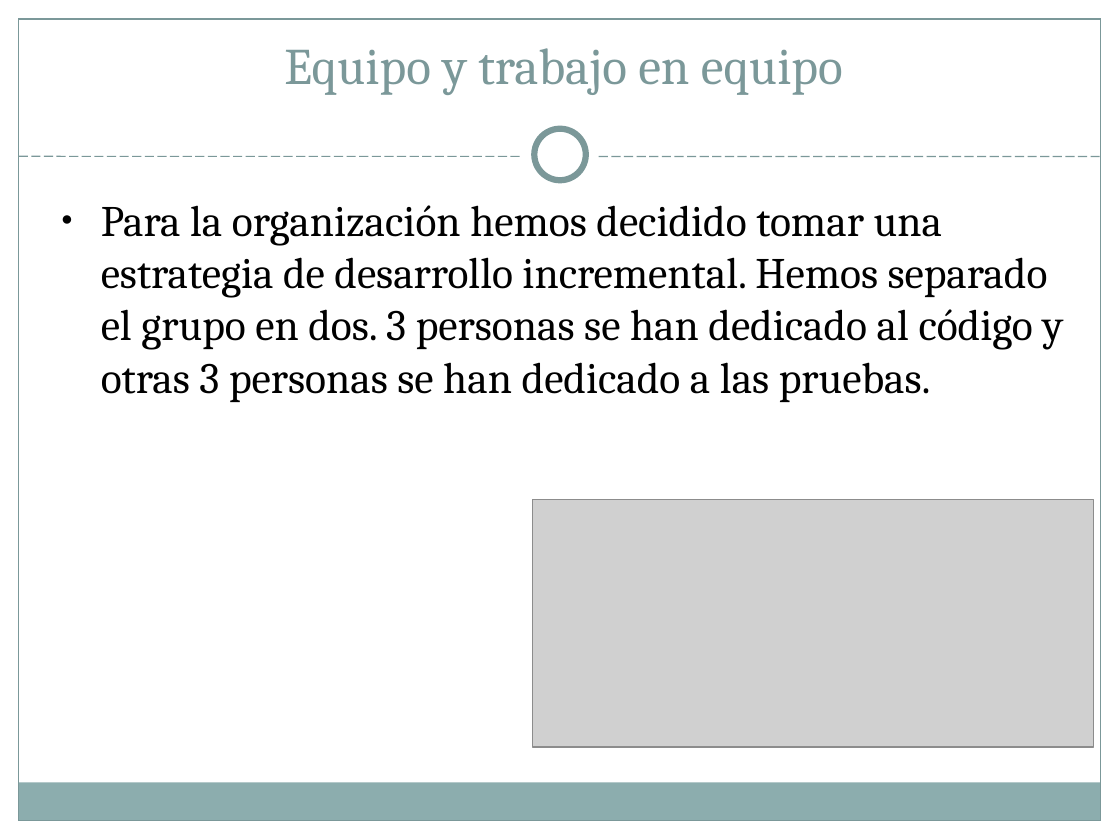
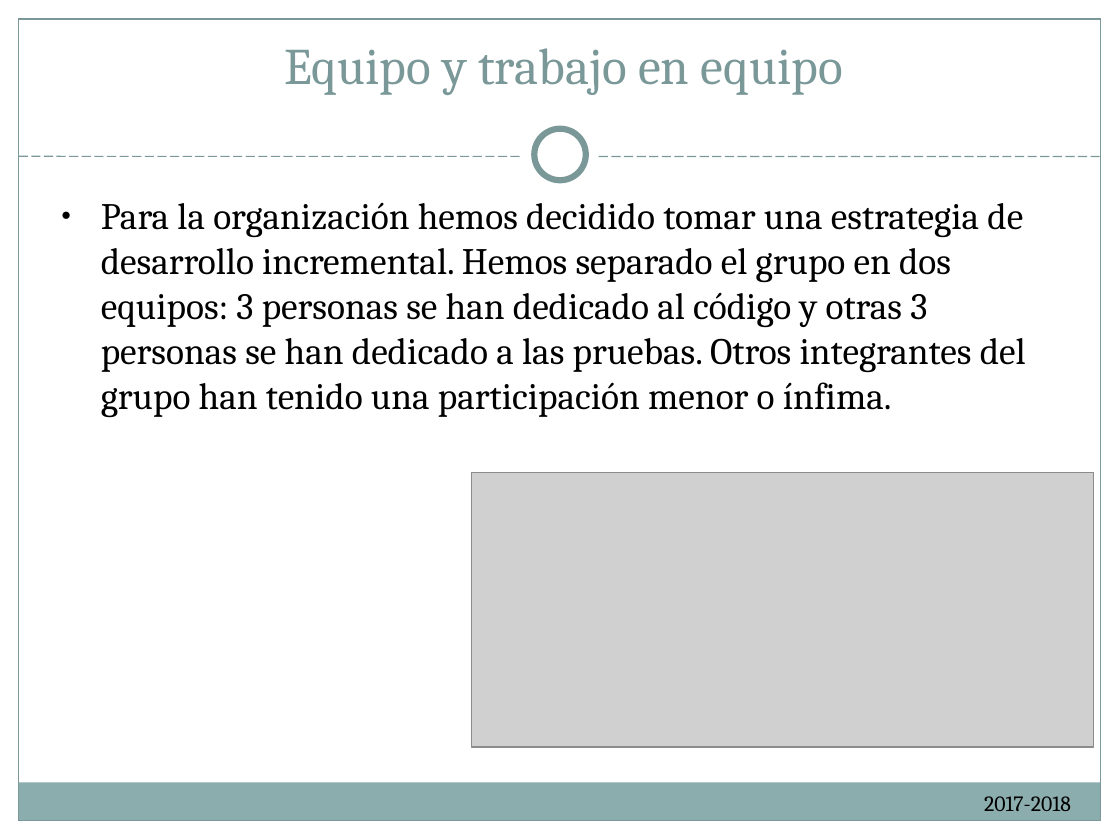
Before and after one commit to ReivajRa/Cooking_Ingenieros, a slide deck: slide 5 of Documentación/Cheap Deal presentacion.ppt (slide 4 before the commit). Drawn at 1120x840 pixels with LibreOffice and Linux fonts; fonts in the diff are those of the drawing; grey boxes stand for pictures. Boxes give left, top, right and bottom in pixels: in the first picture for what was removed or moved away, otherwise in the second. Text is boxed around its words. In the diff, an @@ line names an element or a change of style, - is before the commit and + after.

Commit message:
Presentación y codigo refinado
Presentación terminada. Se han actualizado pequeños detalles del código, mayoritariamente Strings que muestra la interfaz.

```diff
--- a/Documentación/Cheap Deal presentacion.ppt
+++ b/Documentación/Cheap Deal presentacion.ppt
@@ subtitle at (101,203,1026,418): text changed; size 28 to 24 pt @@
-● Para la organización hemos decidido tomar una estrategia de desarrollo incremental. Hemos separado el grupo en dos. 3 personas se han dedicado al código y otras 3 personas se han dedicado a las pruebas.
+● Para la organización hemos decidido tomar una estrategia de desarrollo incremental. Hemos separado el grupo en dos equipos: 3 personas se han dedicado al código y otras 3 personas se han dedicado a las pruebas. Otros integrantes del grupo han tenido una participación menor o ínfima.
@@ picture: place and size @@
-picture at (533,500,1094,747)
+picture at (472,473,1093,747)
@@ text added at (984,796,1071,811), 14 pt, text #000000 @@
+2017-2018
```
Also in this commit, not shown: 13 other slides changed, 4 slides added, 8 slides removed, 13 other files.
